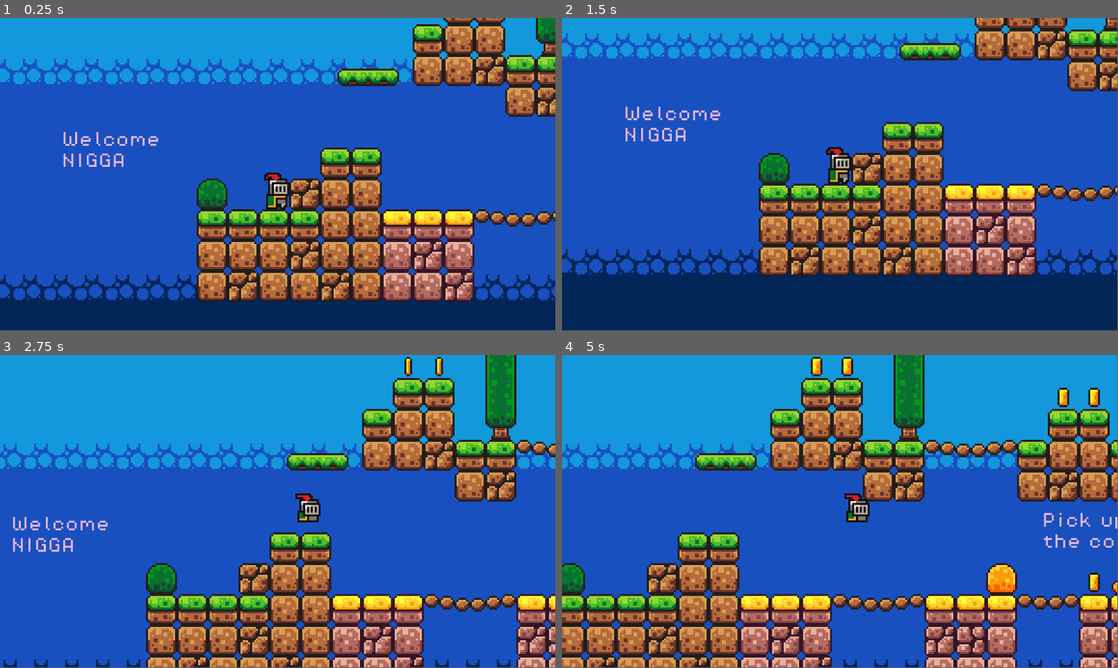
Above: before the commit, frames 1-4 (two rows, left to right).
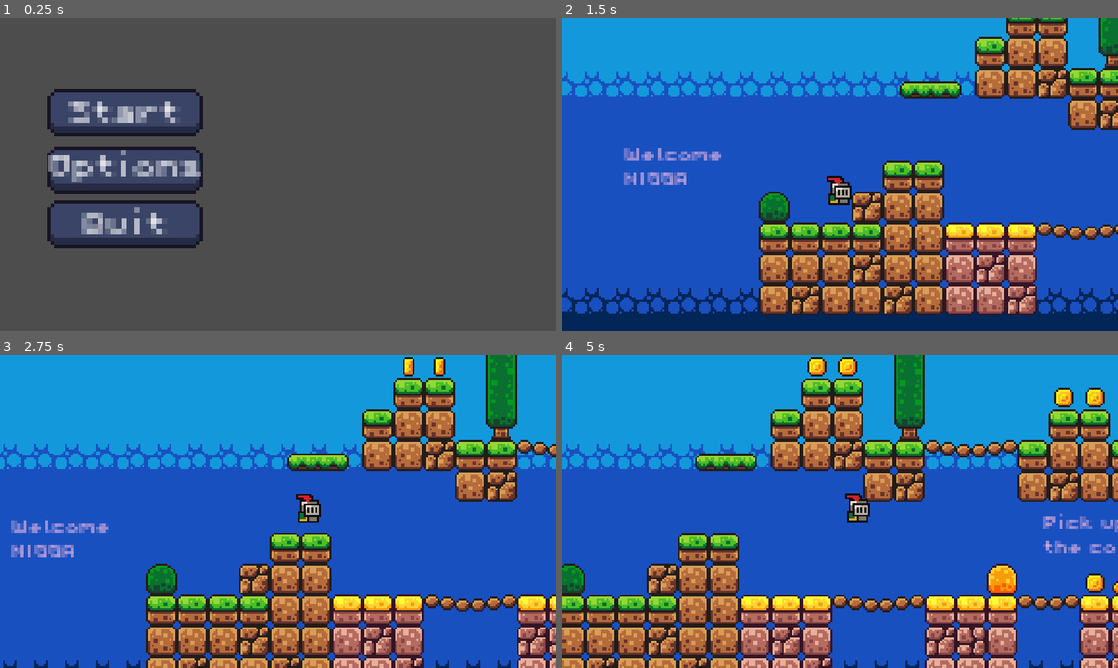
Above: after the commit, the same moments.

Repository: Aleksa2309/Test_Game_Godot
Game: Godot game, scene res://Scenes/ui.tscn
Same seed, same stepped clock (60 frames per second), same inputs: the game is played once before the commit and once after it. Before the commit the project starts from res://Scenes/game.tscn.
Inputs (mouse positions are in pixels of both pictures, inside the frame that each line leads up to):
- Up to frame 1 (0.25 s): no input
- Up to frame 2 (1.5 s): click (684, 171) at 0.5 s, where only the run after the commit has a clickable "Options"; click (684, 111) at 1.25 s, where only the run after the commit has a clickable "Start"
- Up to frame 3 (2.75 s): hold Right (move_right) from 2.03 s (still down); tap Space (jump) at 2.27 s
- Up to frame 4 (5 s): tap Space (jump) at 3.02, 4.52 s; release Right (move_right) at 3.53 s; hold Left (move_left) 3.53-4.28 s; hold Right (move_right) from 4.28 s (still down)
In our replay, the window is 799x449 before the commit and 800x450 after it. These sizes can differ from the game's own. Grey fills any space a smaller window leaves; there, only what the larger window draws over its background counts as a difference.

The runs differ from the first frame. In frame 1, 100% of the frame differs, in the area x 0-100%, y 0-100%; in frame 2, 47%; in frame 3, 7.2%; in frame 4, 11%.

Commit message:
Finished Project
UI and Animations

Diff:
--- a/Scenes/coin.tscn
+++ b/Scenes/coin.tscn
@@ -210,6 +210,7 @@
 
 [node name="Pick_Up_Sound" type="AudioStreamPlayer2D" parent="."]
 stream = ExtResource("3_ka7ye")
+bus = &"SFX"
 
 [node name="AnimationPlayer" type="AnimationPlayer" parent="."]
 libraries = {
--- /dev/null
+++ b/Scenes/ui.tscn
@@ -0,0 +1,70 @@
+[gd_scene load_steps=4 format=3 uid="uid://dou0p3f5nx6pt"]
+
+[ext_resource type="Script" path="res://Scripts/ui.gd" id="1_a0pnf"]
+[ext_resource type="Texture2D" uid="uid://bm5duvlfnj0h2" path="res://Assets/sprites/GUI/empty.png" id="2_2w48b"]
+[ext_resource type="FontFile" uid="uid://l3kt2hadwuyj" path="res://Assets/fonts/PixelOperator8.ttf" id="3_tejch"]
+
+[node name="UI" type="CanvasLayer"]
+scale = Vector2(7, 7)
+transform = Transform2D(7, 0, 0, 7, 0, 0)
+script = ExtResource("1_a0pnf")
+
+[node name="start_game_scene" type="Node2D" parent="."]
+position = Vector2(1, 1)
+
+[node name="start_button" type="TextureButton" parent="start_game_scene"]
+offset_left = 12.0
+offset_top = 19.1429
+offset_right = 60.0
+offset_bottom = 35.1429
+texture_normal = ExtResource("2_2w48b")
+
+[node name="start_label" type="Label" parent="start_game_scene/start_button"]
+offset_left = 7.0
+offset_top = 2.0
+offset_right = 41.0
+offset_bottom = 14.0
+theme_override_fonts/font = ExtResource("3_tejch")
+theme_override_font_sizes/font_size = 8
+text = "Start"
+horizontal_alignment = 1
+vertical_alignment = 1
+
+[node name="options_button" type="TextureButton" parent="start_game_scene"]
+offset_left = 12.0
+offset_top = 36.1429
+offset_right = 60.0
+offset_bottom = 52.1429
+texture_normal = ExtResource("2_2w48b")
+
+[node name="options_label" type="Label" parent="start_game_scene/options_button"]
+offset_left = 1.0
+offset_top = 1.0
+offset_right = 47.0
+offset_bottom = 13.0
+theme_override_fonts/font = ExtResource("3_tejch")
+theme_override_font_sizes/font_size = 8
+text = "Options"
+horizontal_alignment = 1
+vertical_alignment = 1
+
+[node name="quit_button" type="TextureButton" parent="start_game_scene"]
+offset_left = 12.0
+offset_top = 52.1429
+offset_right = 60.0
+offset_bottom = 68.1429
+texture_normal = ExtResource("2_2w48b")
+
+[node name="Text" type="Label" parent="start_game_scene/quit_button"]
+offset_left = 7.0
+offset_top = 2.0
+offset_right = 41.0
+offset_bottom = 14.0
+theme_override_fonts/font = ExtResource("3_tejch")
+theme_override_font_sizes/font_size = 8
+text = "Quit"
+horizontal_alignment = 1
+vertical_alignment = 1
+
+[connection signal="pressed" from="start_game_scene/start_button" to="." method="_on_start_button_pressed"]
+[connection signal="pressed" from="start_game_scene/quit_button" to="." method="_on_quit_button_pressed"]
--- /dev/null
+++ b/Scripts/Menu.gd
@@ -0,0 +1,18 @@
+extends Control
+
+
+func _ready():
+	$VBoxContainer/Start_Button.grab_focus()
+
+
+# Called every frame. 'delta' is the elapsed time since the previous frame.
+func _process(delta):
+	pass
+
+
+func _on_start_button_pressed():
+	get_tree().change_scene_to_file("res://Scenes/game.tscn")
+
+
+func _on_exit_button_pressed():
+	get_tree().quit()
--- a/Scripts/killzone.gd
+++ b/Scripts/killzone.gd
@@ -12,4 +12,4 @@
 
 func _on_timer_timeout():
 	Engine.time_scale = 1
-	get_tree().reload_current_scene()
+	get_tree().change_scene_to_file("res://Scenes/ui.tscn")
--- /dev/null
+++ b/Scripts/ui.gd
@@ -0,0 +1,11 @@
+extends CanvasLayer
+
+
+
+
+func _on_start_button_pressed():
+	get_tree().change_scene_to_file("res://Scenes/game.tscn")
+
+
+func _on_quit_button_pressed():
+	get_tree().quit()
--- a/project.godot
+++ b/project.godot
@@ -11,13 +11,17 @@
 [application]
 
 config/name="Test Game"
-run/main_scene="res://Scenes/game.tscn"
+run/main_scene="res://Scenes/ui.tscn"
 config/features=PackedStringArray("4.2", "Forward Plus")
 config/icon="res://icon.svg"
 
 [autoload]
 
 Music="*res://Scenes/music.tscn"
+
+[display]
+
+window/stretch/mode="canvas_items"
 
 [input]
 
@@ -36,6 +40,7 @@
 jump={
 "deadzone": 0.5,
 "events": [Object(InputEventKey,"resource_local_to_scene":false,"resource_name":"","device":-1,"window_id":0,"alt_pressed":false,"shift_pressed":false,"ctrl_pressed":false,"meta_pressed":false,"pressed":false,"keycode":0,"physical_keycode":32,"key_label":0,"unicode":32,"echo":false,"script":null)
+, Object(InputEventKey,"resource_local_to_scene":false,"resource_name":"","device":-1,"window_id":0,"alt_pressed":false,"shift_pressed":false,"ctrl_pressed":false,"meta_pressed":false,"pressed":false,"keycode":0,"physical_keycode":4194320,"key_label":0,"unicode":0,"echo":false,"script":null)
 ]
 }
 
Binary file added: Assets/fonts/AncientModernTales-a7Po.ttf
Not shown, added: Assets/fonts/AncientModernTales-a7Po.ttf.import
Binary file added: Assets/sprites/GUI/Exit.png
Not shown, added: Assets/sprites/GUI/Exit.png.import
Binary file added: Assets/sprites/GUI/Load.png
Not shown, added: Assets/sprites/GUI/Load.png.import
Binary file added: Assets/sprites/GUI/MainMenu.png
Not shown, added: Assets/sprites/GUI/MainMenu.png.import
Binary file added: Assets/sprites/GUI/MainMenu_Background.png
Not shown, added: Assets/sprites/GUI/MainMenu_Background.png.import
Binary file added: Assets/sprites/GUI/Options.png
Not shown, added: Assets/sprites/GUI/Options.png.import
(and 6 more such lines)
